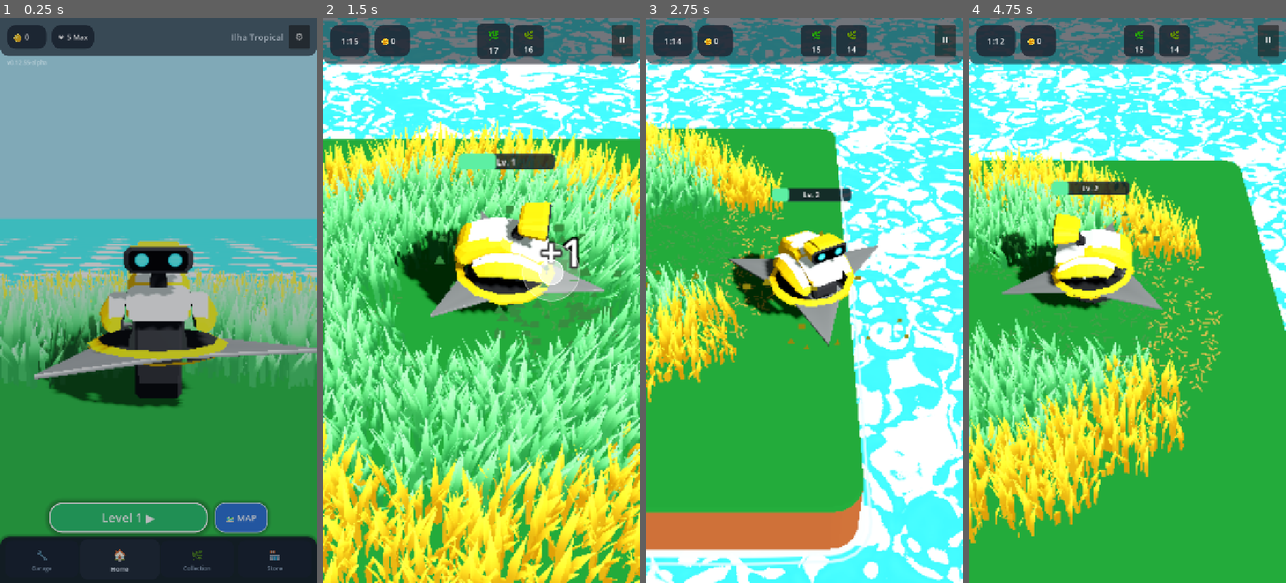
Above: before the commit, frames 1-4 (left to right).
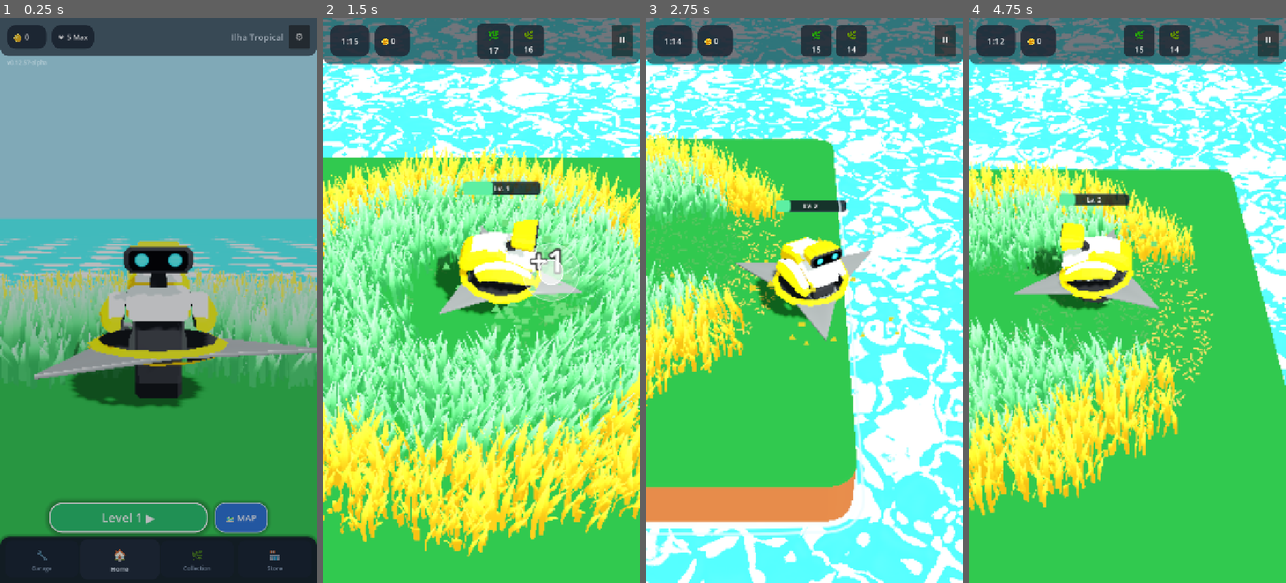
Above: after the commit, the same moments.

Repository: rogerbif/grass-cut-bot
Game: Godot game, scene res://scenes/menu/main_menu.tscn
Same seed, same stepped clock (60 frames per second), same inputs: the game is played once before the commit and once after it.
Inputs (mouse positions are in pixels of both pictures, inside the frame that each line leads up to):
- Up to frame 1 (0.25 s): no input
- Up to frame 2 (1.5 s): click "Level 1 ▶" at 0.5 s; tap Enter at 1.25 s; move the mouse to (551, 272) at 1.27 s; hold Right (ui_right) from 1.28 s (still down); hold Alt from 1.28 s (still down); click (551, 272) at 1.42 s
- Up to frame 3 (2.75 s): release Right (ui_right) at 2 s; release Alt at 2 s; drag from (741, 328) to (788, 413) at 2.02 s
- Up to frame 4 (4.75 s): move the mouse to (1159, 176) at 2.77 s; hold Right (ui_right) 2.78-3.5 s; tap Z at 2.85 s; drag from (1111, 413) to (1032, 215) at 3.52 s; move the mouse to (1222, 385) at 4.27 s; hold Left (ui_left) from 4.28 s (still down); tap 1 at 4.35 s

The runs differ from the first frame. In frame 1, 2.2% of the frame differs, in the area x 8-68%, y 7-69%; in frame 2, 80%; in frame 3, 75%; in frame 4, 82%, in the area x 0-100%, y 0-100%.

Commit message:
feat(camera): recalibra zoom para distancia do Lv 2 no inicio e Lv 5 no final (v0.12.57-alpha)

Diff:
--- a/project.godot
+++ b/project.godot
@@ -11,7 +11,7 @@
 [application]
 
 config/name="Grass Cut Bot"
-config/version="0.12.55-alpha"
+config/version="0.12.57-alpha"
 run/main_scene="res://scenes/menu/main_menu.tscn"
 config/features=PackedStringArray("4.7", "Mobile")
 boot_splash/image="uid://3pegaomvcdut"
--- a/scenes/main.tscn
+++ b/scenes/main.tscn
@@ -14,7 +14,7 @@
 background_color = Color(0.68, 0.85, 0.9, 1)
 ambient_light_source = 2
 ambient_light_color = Color(0.85, 0.92, 0.88, 1)
-ambient_light_energy = 0.2
+ambient_light_energy = 0.85
 tonemap_mode = 2
 
 [node name="Main" type="Node3D"]
@@ -24,8 +24,7 @@
 environment = SubResource("Environment_main")
 
 [node name="DirectionalLight3D" type="DirectionalLight3D" parent="."]
-transform = Transform3D(0.76604414, -0.38683933, 0.513353, 0, 0.79863584, 0.601815, -0.64278734, -0.4610172, 0.6117903, 0, 15, 0)
-light_energy = 1.3
+transform = Transform3D(0.866025, -0.353553, 0.353553, 0, 0.707107, 0.707107, -0.5, -0.612372, 0.612372, 0, 15, 0)
 shadow_enabled = true
 directional_shadow_mode = 0
 directional_shadow_max_distance = 28.0
@@ -43,7 +42,7 @@
 transform = Transform3D(1, 0, 0, 0, 1, 0, 0, 0, 1, 0, 0.1, 0)
 
 [node name="IsometricCamera" type="Camera3D" parent="."]
-transform = Transform3D(1, 0, 0, 0, 0.762668, 0.64679, 0, -0.64679, 0.762668, 0, 3.8756, 4.5809)
+transform = Transform3D(1, 0, 0, 0, 0.762668, 0.64679, 0, -0.64679, 0.762668, 0, 4.6507, 5.4971)
 current = true
 fov = 48.0
 script = ExtResource("5_camera")
--- a/scenes/menu/main_menu.tscn
+++ b/scenes/menu/main_menu.tscn
@@ -16,7 +16,7 @@
 background_color = Color(0.55, 0.82, 0.94, 1)
 ambient_light_source = 2
 ambient_light_color = Color(0.88, 0.94, 0.92, 1)
-ambient_light_energy = 0.45
+ambient_light_energy = 0.9
 tonemap_mode = 2
 
 [sub_resource type="PlaneMesh" id="PlaneMesh_ocean"]
@@ -50,8 +50,7 @@
 environment = SubResource("Environment_menu")
 
 [node name="DirectionalLight3D" type="DirectionalLight3D" parent="."]
-transform = Transform3D(0.76604414, -0.38683933, 0.513353, 0, 0.79863584, 0.601815, -0.64278734, -0.4610172, 0.6117903, 0, 16, 0)
-light_energy = 1.3
+transform = Transform3D(0.866025, -0.353553, 0.353553, 0, 0.707107, 0.707107, -0.5, -0.612372, 0.612372, 0, 16, 0)
 shadow_enabled = true
 directional_shadow_mode = 0
 directional_shadow_max_distance = 28.0
--- a/scripts/camera/isometric_camera.gd
+++ b/scripts/camera/isometric_camera.gd
@@ -4,8 +4,8 @@
 @export var base_canonical_offset: Vector3 = Vector3(0.0, 7.7511, 9.1619) # 100% canônico (12.0m no Lv 6 MAX)
 @export var follow_speed: float = 8.0
 
-const MIN_DISTANCE_RATIO: float = 0.50 # 50% de distância no Lv 1 (6.0m)
-const MAX_DISTANCE_RATIO: float = 1.00 # 100% de distância no Lv 6 MAX (12.0m)
+const MIN_DISTANCE_RATIO: float = 0.60 # Distância no Lv 1 equivalente ao nível 2 anterior (7.20m)
+const MAX_DISTANCE_RATIO: float = 0.90 # Distância no Lv 6 MAX equivalente ao nível 5 anterior (10.80m)
 const ZOOM_TWEEN_DURATION: float = 0.75
 
 const VICTORY_OFFSET: Vector3 = Vector3(0.0, 1.25, 4.0)
@@ -16,7 +16,7 @@
 var shake_duration: float = 0.0
 
 var _in_victory_cam: bool = false
-var _current_gameplay_offset: Vector3 = Vector3(0.0, 3.8756, 4.5809)
+var _current_gameplay_offset: Vector3 = Vector3(0.0, 4.6507, 5.4971)
 var _victory_offset: Vector3 = Vector3(0.0, 1.25, 4.0)
 var _current_rotation: Vector3 = Vector3.ZERO
 var _victory_tween: Tween = null
--- a/scripts/core/game_version.gd
+++ b/scripts/core/game_version.gd
@@ -7,7 +7,7 @@
 
 const MAJOR: int = 0
 const MINOR: int = 12
-const PATCH: int = 55
+const PATCH: int = 57
 const STAGE: String = "ALPHA" # "PRE-ALPHA", "ALPHA", "BETA", "RC", "RELEASE"
 const BUILD_TYPE: String = "dev" # "dev", "nightly", "public"
 
--- a/scripts/main.gd
+++ b/scripts/main.gd
@@ -2,15 +2,8 @@
 
 @onready var joystick: Control = $CanvasLayer/FloatingJoystick
 @onready var cutter: CharacterBody3D = $LevelController/Cutter
-@onready var sun_light: DirectionalLight3D = $DirectionalLight3D
-@onready var world_env: WorldEnvironment = $WorldEnvironment
 
 func _ready() -> void:
-	if sun_light != null:
-		sun_light.rotation_degrees = Vector3(-37.0, 40.0, 0.0)
-		sun_light.light_energy = 1.30
-	if world_env != null and world_env.environment != null:
-		world_env.environment.ambient_light_energy = 0.20
 	if joystick and cutter:
 		joystick.joystick_moved.connect(_on_joystick_moved)
 
--- /dev/null
+++ b/tests/test_camera_zoom_levels.gd
@@ -0,0 +1,47 @@
+extends Node
+
+func _ready() -> void:
+	print("--- TEST CAMERA ZOOM LEVELS (LV 2 TO LV 5 RANGE) ---")
+	var cam_script: GDScript = load("res://scripts/camera/isometric_camera.gd")
+	var cam: Camera3D = Camera3D.new()
+	cam.set_script(cam_script)
+
+	var base_canonical: Vector3 = cam.get("base_canonical_offset")
+	var full_dist: float = base_canonical.length()
+	print("Base canonical distance: ", full_dist)
+
+	# Level 1 offset and distance
+	var off_lv1: Vector3 = cam.get_target_offset_for_level(1)
+	var dist_lv1: float = off_lv1.length()
+	print("Lv 1 (Inicial): dist = ", dist_lv1, " | offset = ", off_lv1)
+
+	# Level 6 offset and distance
+	var off_lv6: Vector3 = cam.get_target_offset_for_level(6)
+	var dist_lv6: float = off_lv6.length()
+	print("Lv 6 (Final/MAX): dist = ", dist_lv6, " | offset = ", off_lv6)
+
+	# Verify Lv 1 corresponds to 60% of base canonical (which was Level 2 distance)
+	var expected_lv1_ratio: float = 0.60
+	var actual_lv1_ratio: float = dist_lv1 / full_dist
+	print("Lv 1 ratio: ", actual_lv1_ratio, " (expected: ", expected_lv1_ratio, ")")
+	if absf(actual_lv1_ratio - expected_lv1_ratio) > 0.001:
+		push_error("Lv 1 zoom distance is not equal to Level 2 (60%)!")
+		get_tree().quit(1)
+		return
+
+	# Verify Lv 6 corresponds to 90% of base canonical (which was Level 5 distance)
+	var expected_lv6_ratio: float = 0.90
+	var actual_lv6_ratio: float = dist_lv6 / full_dist
+	print("Lv 6 ratio: ", actual_lv6_ratio, " (expected: ", expected_lv6_ratio, ")")
+	if absf(actual_lv6_ratio - expected_lv6_ratio) > 0.001:
+		push_error("Lv 6 zoom distance is not equal to Level 5 (90%)!")
+		get_tree().quit(1)
+		return
+
+	for lvl in range(1, 7):
+		var off: Vector3 = cam.get_target_offset_for_level(lvl)
+		print("Level ", lvl, ": dist = ", snappedf(off.length(), 0.01), "m, offset = ", off)
+
+	print("✔ TODOS OS TESTES DE ZOOM DA CÂMERA PASSARAM COM SUCESSO!")
+	cam.free()
+	get_tree().quit(0)
--- /dev/null
+++ b/tests/test_camera_zoom_levels.tscn
@@ -0,0 +1,6 @@
+[gd_scene load_steps=2 format=3 uid="uid://test_cam_zoom_01"]
+
+[ext_resource type="Script" path="res://tests/test_camera_zoom_levels.gd" id="1_test"]
+
+[node name="TestCameraZoom" type="Node"]
+script = ExtResource("1_test")
Not shown, changed: export_presets.cfg
Not shown, changed: docs/01_visao_geral_e_gdd/DIRECAO_DE_ARTE_E_VISUAL.md
Not shown, changed: docs/04_sistemas_e_gameplay/GAME_FEEL_E_HAPTICS.md
Not shown, added: docs/historico_melhorias/133_restauracao_configuracao_iluminacao_original.md
Not shown, added: docs/historico_melhorias/134_recalibracao_zoom_camera_faixa_lv2_a_lv5.md
Not shown, changed: docs/historico_melhorias/INDICE_MELHORIAS.md
